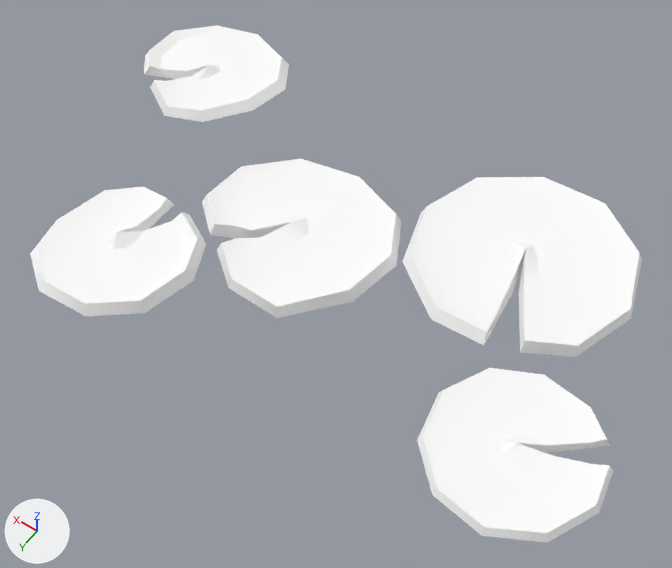
Renders of the glTF model public/siege/scifi/swamp_SM_Env_LillyPads_03.gltf from each side of a commit.
Camera for both pictures: a 50 mm camera at (-1.18, 1.98, 2.29) aimed at (-0.11, 0.49, -0.05). The lights are fixed; the arrows at lower left show +X, +Y and +Z. The older version comes first. Objects named as collision shapes, trigger or cutter boxes, shadow casters or lower levels of detail are left out. Where no turn or scale is listed for an object, it has been applied to the vertices.

In view in the first picture: 'SM_Env_LillyPads_03_LOD0'.
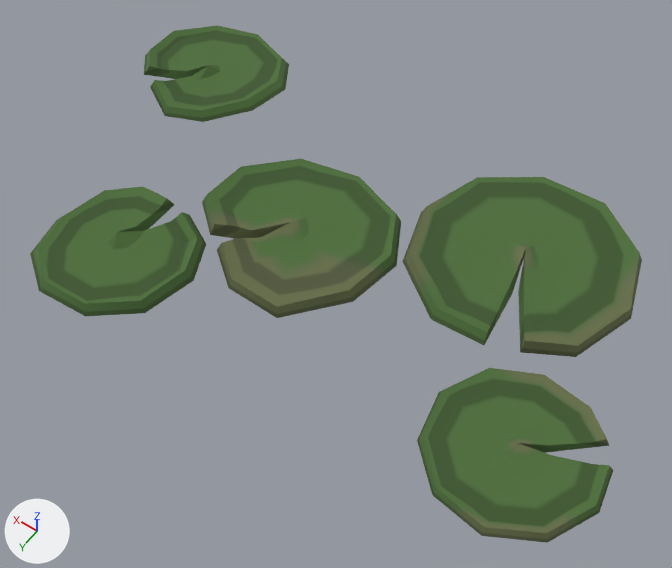
Pixel boxes (x1, y1, x2, y2) of what changed, in the pictures (672 x 568 px):
'SM_Env_LillyPads_03_LOD0', surface changed (white to green): (30, 25, 642, 543) in both

The change in detail:
Picture 'PolygonNatureBiomes_Swamp_Texture_01' (img_polygonnaturebiomes_swamp_texture_01) is new.
In material 'Nature2' (mat_nature2), base_color is no longer (1.0, 1.0, 1.0), white #ffffff.
In material 'Nature2' (mat_nature2), texture is now set to img_polygonnaturebiomes_swamp_texture_01.
